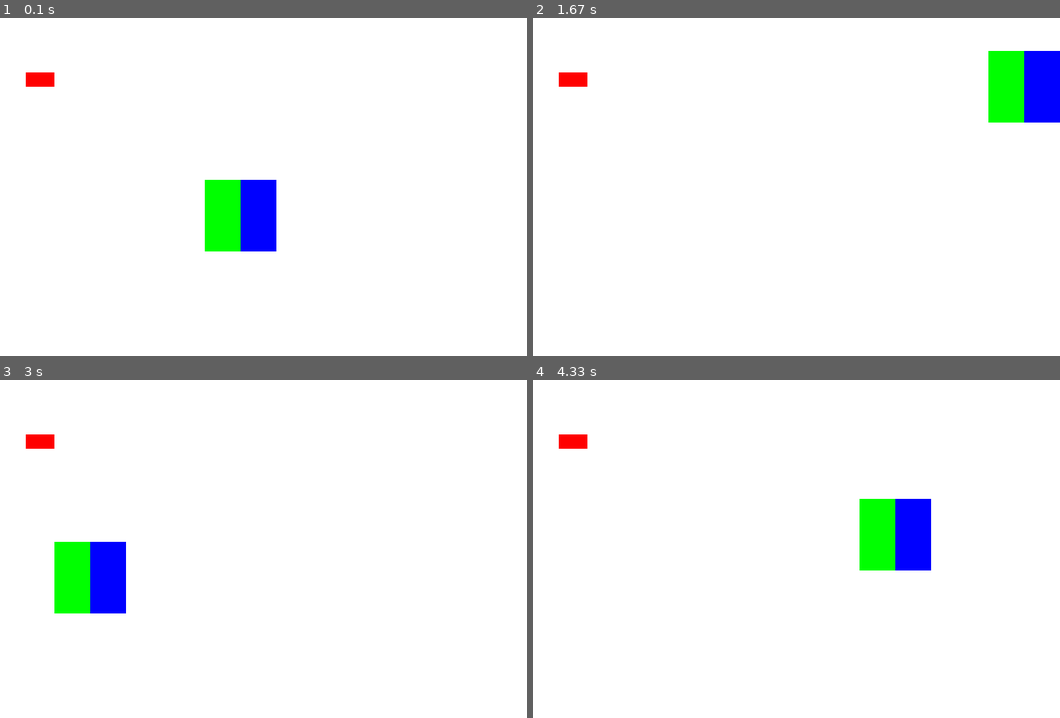
Above: before the commit, frames 1-4 (two rows, left to right).
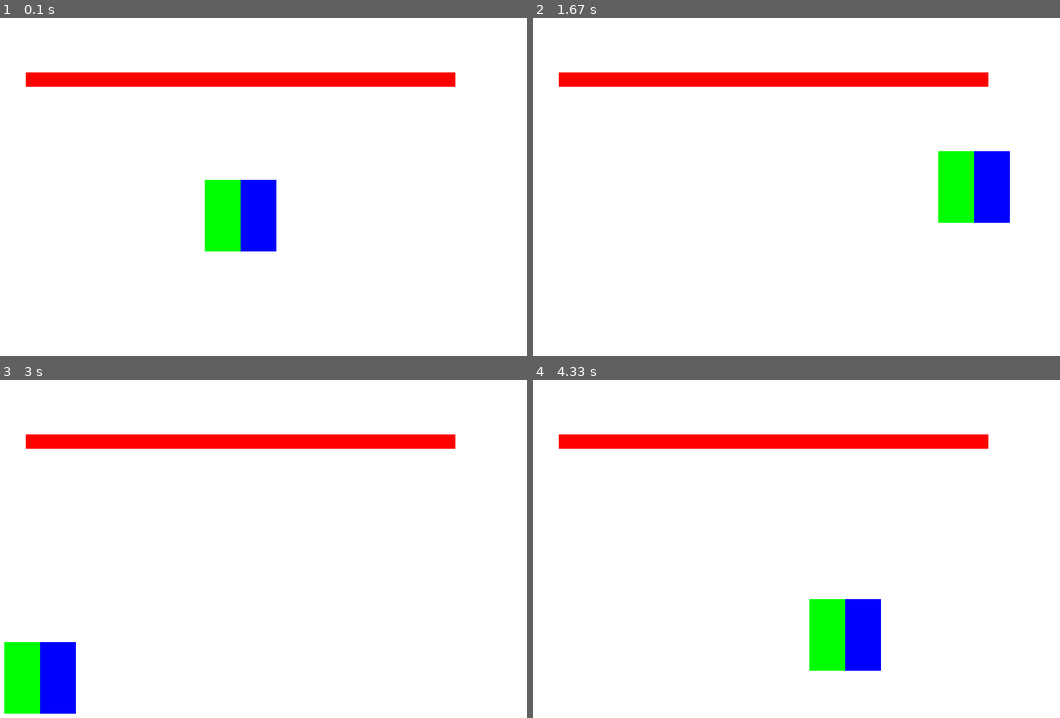
Above: after the commit, the same moments.

Repository: WCI-Computer-Science/pygame
Game: pygame game, started from main.py
The game is run twice, just before and just after one commit, with the same random seed, the same clock (stepped at 60 frames per second) and the same inputs.
Inputs:
- Up to frame 1 (0.1 s): no input
- Up to frame 2 (1.67 s): hold D 0.33-0.8 s; hold W 0.83-1.13 s; hold D 1.17-1.63 s
- Up to frame 3 (3 s): hold A 1.67-2.2 s; hold S 2.23-2.53 s; hold A 2.57-2.97 s
- Up to frame 4 (4.33 s): hold W 3-3.37 s; hold D 3.4-4.03 s; hold S from 4.07 s (still down)

The runs differ from the first frame. In frame 1, 3.2% of the frame differs, in the area x 10-87%, y 16-21%; in frame 2, 9.0%, in the area x 10-100%, y 9-61%; in frame 3, 9.0%; in frame 4, 9.0%.

Commit message:
Make wall larger

Diff:
--- a/main.py
+++ b/main.py
@@ -78,7 +78,7 @@
 
 rects = Rectangles((350, 250), (400, 250), (50, 100), (50, 100), (0, 255, 0), (0, 0, 255), 20, WIDTH, HEIGHT)
 walls = pygame.sprite.Group()
-walls.add(Wall(100, 100, 40, 20))
+walls.add(Wall(100, 100, WIDTH-200, 20))
 
 clock = pygame.time.Clock()
 
